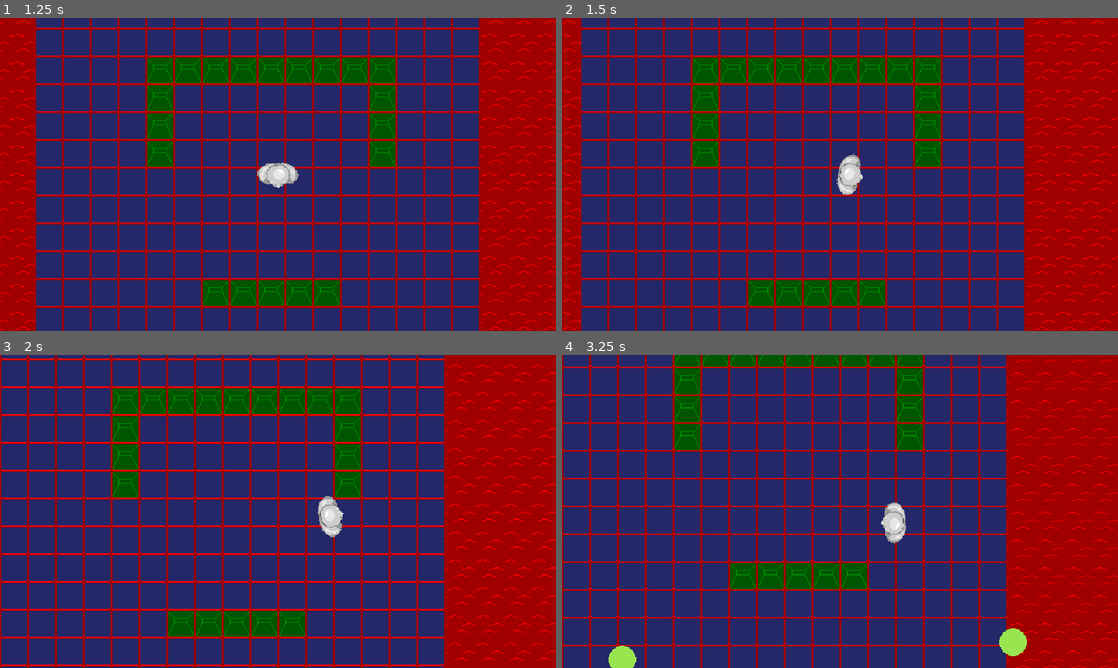
Above: before the commit, frames 1-4 (two rows, left to right).
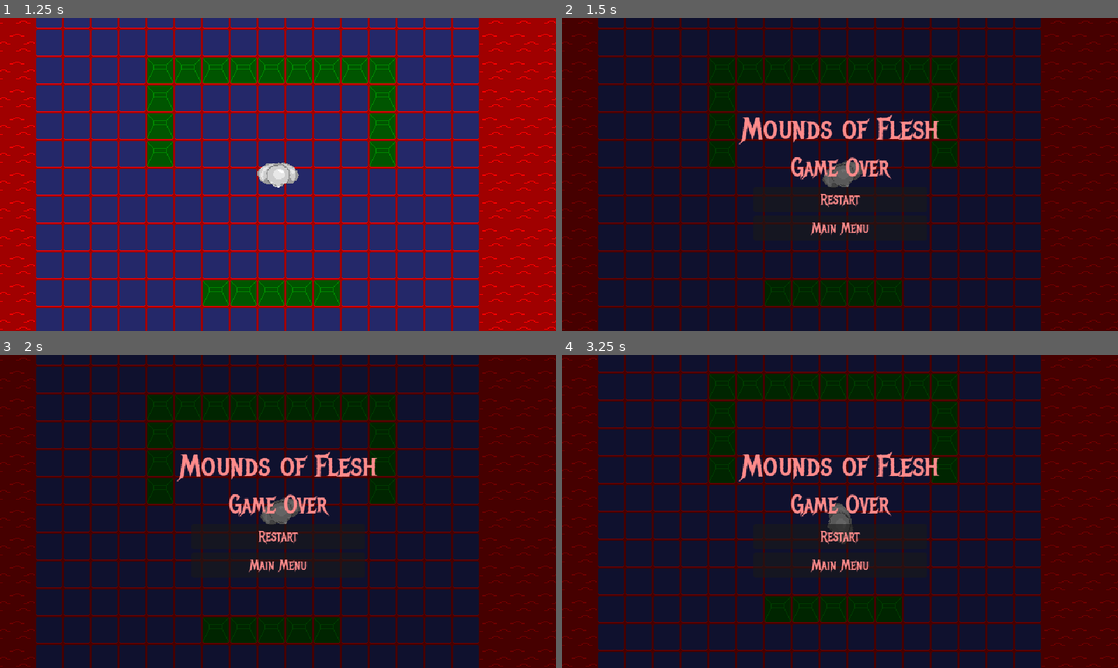
Above: after the commit, the same moments.

Repository: Burger-Bois/LD54-Godot-Team
Game: Godot game, scene res://scenes/main.tscn
Two runs of this game, one before a commit and one after it. Both use one fixed random seed, a clock stepped at 60 frames per second and the inputs below.
Inputs (mouse positions are in pixels of both pictures, inside the frame that each line leads up to):
- Up to frame 1 (1.25 s): click "Start" at 0.5 s
- Up to frame 2 (1.5 s): tap Enter at 1.25 s; move the mouse to (962, 158) at 1.27 s; hold D (right) from 1.28 s (still down); hold K from 1.28 s (still down); click (962, 158) at 1.42 s
- Up to frame 3 (2 s): keep holding D (right); keep holding K
- Up to frame 4 (3.25 s): release D (right) at 2 s; release K at 2 s; click (840, 536) at 2 s, where only the run after the commit has a clickable "Restart"; move the mouse to (728, 527) at 2.77 s; hold S (down) from 2.78 s (still down); right-click (728, 527) at 2.85 s; tap K at 3.05 s

Frame 1 is identical in both runs. In frame 2, 100% of the frame differs, in the area x 0-100%, y 0-100%; in frame 3, 100%; in frame 4, 100%.

Commit message:
add game over screen

Diff:
--- a/scenes/main.tscn
+++ b/scenes/main.tscn
@@ -1,10 +1,11 @@
-[gd_scene load_steps=6 format=3 uid="uid://cq76cmknhfjbu"]
+[gd_scene load_steps=7 format=3 uid="uid://cq76cmknhfjbu"]
 
 [ext_resource type="Script" path="res://scripts/main.gd" id="1_mic1g"]
 [ext_resource type="PackedScene" uid="uid://dka03cdpi5e7s" path="res://scenes/ui/main_menu.tscn" id="2_akvxq"]
 [ext_resource type="PackedScene" uid="uid://csfb1pd54nbls" path="res://scenes/ui/credits.tscn" id="3_0k64c"]
 [ext_resource type="PackedScene" uid="uid://bnvn6olu52jd8" path="res://scenes/level.tscn" id="4_hn5l2"]
 [ext_resource type="PackedScene" uid="uid://cqid43pim76qe" path="res://scenes/ui/pause_menu.tscn" id="5_07pgh"]
+[ext_resource type="PackedScene" uid="uid://bldotg4ouw0h4" path="res://scenes/ui/game_over.tscn" id="6_5jud8"]
 
 [node name="Main" type="Node" node_paths=PackedStringArray("ui_canvas_layer")]
 process_mode = 3
@@ -13,6 +14,7 @@
 credits_scene = ExtResource("3_0k64c")
 level_scene = ExtResource("4_hn5l2")
 pause_scene = ExtResource("5_07pgh")
+game_over_scene = ExtResource("6_5jud8")
 ui_canvas_layer = NodePath("UI")
 
 [node name="UI" type="CanvasLayer" parent="."]
--- /dev/null
+++ b/scenes/ui/game_over.tscn
@@ -0,0 +1,68 @@
+[gd_scene load_steps=4 format=3 uid="uid://bldotg4ouw0h4"]
+
+[ext_resource type="Theme" uid="uid://dfbjrxbf4lkxs" path="res://resources/theme.tres" id="1_xefro"]
+[ext_resource type="Script" path="res://scripts/ui/game_over.gd" id="2_h43ac"]
+
+[sub_resource type="StyleBoxFlat" id="StyleBoxFlat_8p8ga"]
+bg_color = Color(0, 0, 0, 0.564706)
+
+[node name="GameOver" type="Control"]
+layout_mode = 3
+anchors_preset = 15
+anchor_right = 1.0
+anchor_bottom = 1.0
+grow_horizontal = 2
+grow_vertical = 2
+theme = ExtResource("1_xefro")
+script = ExtResource("2_h43ac")
+
+[node name="Background" type="Panel" parent="."]
+layout_mode = 1
+anchors_preset = 15
+anchor_right = 1.0
+anchor_bottom = 1.0
+grow_horizontal = 2
+grow_vertical = 2
+theme_override_styles/panel = SubResource("StyleBoxFlat_8p8ga")
+
+[node name="Rows" type="VBoxContainer" parent="."]
+layout_mode = 1
+anchors_preset = 8
+anchor_left = 0.5
+anchor_top = 0.5
+anchor_right = 0.5
+anchor_bottom = 0.5
+offset_left = -100.0
+offset_top = -53.5
+offset_right = 100.0
+offset_bottom = 53.5
+grow_horizontal = 2
+grow_vertical = 2
+alignment = 1
+
+[node name="Title" type="Label" parent="Rows"]
+layout_mode = 2
+theme_override_font_sizes/font_size = 36
+text = "Mounds of Flesh"
+horizontal_alignment = 1
+
+[node name="Subtitle" type="Label" parent="Rows"]
+layout_mode = 2
+theme_override_font_sizes/font_size = 28
+text = "Game Over"
+horizontal_alignment = 1
+
+[node name="RestartButton" type="Button" parent="Rows"]
+custom_minimum_size = Vector2(200, 0)
+layout_mode = 2
+size_flags_horizontal = 4
+text = "Restart"
+
+[node name="MainMenuButton" type="Button" parent="Rows"]
+custom_minimum_size = Vector2(200, 0)
+layout_mode = 2
+size_flags_horizontal = 4
+text = "Main Menu"
+
+[connection signal="pressed" from="Rows/RestartButton" to="." method="emit_signal" binds= ["restart_button_pressed"]]
+[connection signal="pressed" from="Rows/MainMenuButton" to="." method="emit_signal" binds= ["main_menu_button_pressed"]]
--- a/scripts/level.gd
+++ b/scripts/level.gd
@@ -1,6 +1,8 @@
 extends Node2D
 class_name Level
 
+
+signal game_over
 
 const ENEMIES_GROUP := "enemies"
 
@@ -18,9 +20,20 @@
 
 var wave := 0
 
+var _playing := false
+
 
 func _ready():
 	spawn_wave()
+	_playing = true
+
+
+func _process(_delta):
+	# Temporary lose state. Press K.
+	if _playing and Input.is_physical_key_pressed(KEY_K):
+		_playing = false
+		process_mode = Node.PROCESS_MODE_DISABLED
+		game_over.emit()
 
 
 func enemy_killed():
--- a/scripts/main.gd
+++ b/scripts/main.gd
@@ -15,12 +15,16 @@
 var pause_scene: PackedScene
 
 @export
+var game_over_scene: PackedScene
+
+@export
 var ui_canvas_layer: CanvasLayer
 
 var _main_menu: MainMenu
 var _credits: Credits
-var _level: Node
+var _level: Level
 var _pause_menu: PauseMenu
+var _game_over: GameOver
 
 var _playing := false
 
@@ -65,9 +69,14 @@
 func load_level():
 	_unload_all()
 
-	_level = level_scene.instantiate()
+	# Level
+	var level := level_scene.instantiate() as Level
+	level.game_over.connect(show_game_over)
+
+	_level = level
 	add_child(_level)
 
+	# Pause Menu
 	var pause_menu := pause_scene.instantiate() as PauseMenu
 	pause_menu.continue_button_pressed.connect(unpause)
 	pause_menu.main_menu_button_pressed.connect(load_main_menu)
@@ -75,6 +84,15 @@
 
 	_pause_menu = pause_menu
 	ui_canvas_layer.add_child(pause_menu)
+
+	# Game Over Screen
+	var game_over := game_over_scene.instantiate() as GameOver
+	game_over.restart_button_pressed.connect(load_level)
+	game_over.main_menu_button_pressed.connect(load_main_menu)
+	game_over.hide()
+
+	_game_over = game_over
+	ui_canvas_layer.add_child(game_over)
 
 	_playing = true
 
@@ -94,6 +112,12 @@
 			_pause_menu.hide()
 
 
+func show_game_over():
+	_playing = false
+	if is_instance_valid(_game_over):
+		_game_over.show()
+
+
 func _unload_all():
 	unpause()
 
@@ -105,3 +129,5 @@
 		_level.queue_free()
 	if is_instance_valid(_pause_menu):
 		_pause_menu.queue_free()
+	if is_instance_valid(_game_over):
+		_game_over.queue_free()
--- /dev/null
+++ b/scripts/ui/game_over.gd
@@ -0,0 +1,6 @@
+extends Control
+class_name GameOver
+
+
+signal restart_button_pressed
+signal main_menu_button_pressed
